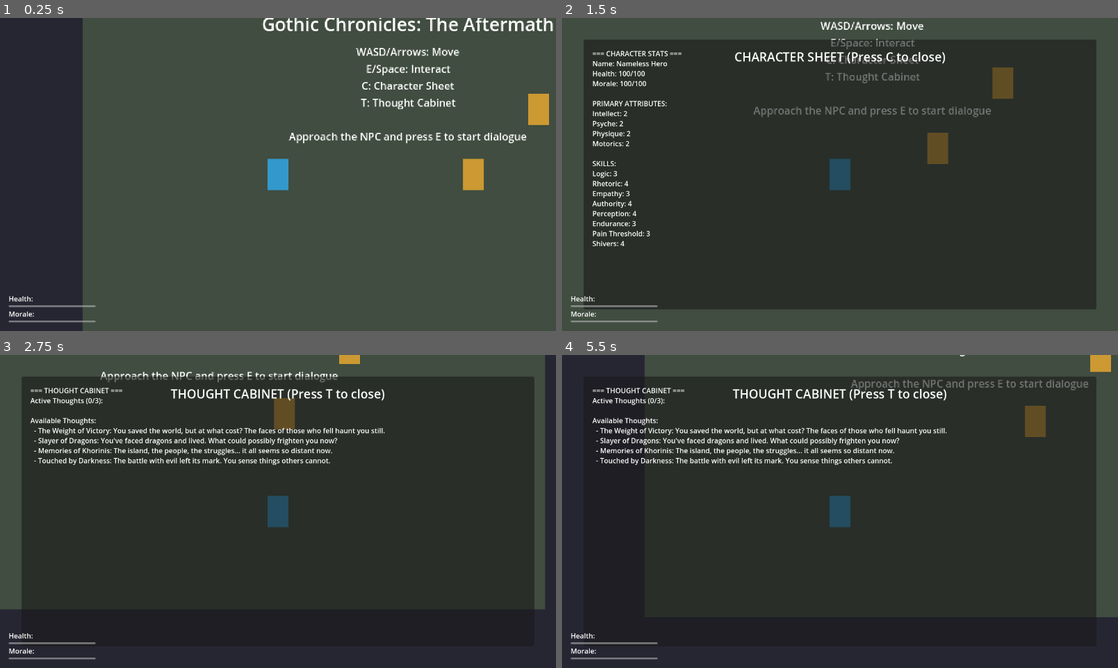
Above: before the commit, frames 1-4 (two rows, left to right).
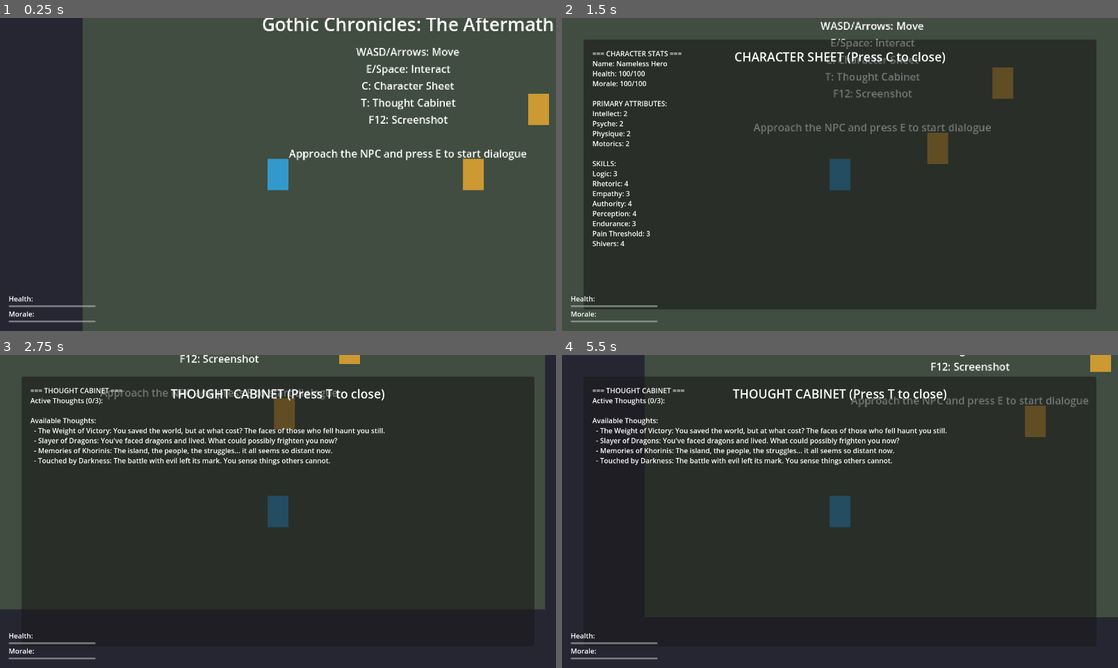
Above: after the commit, the same moments.

Repository: jancbeck/game
Game: Godot game, scene res://scenes/main.tscn
Same seed, same stepped clock (60 frames per second), same inputs: the game is played once before the commit and once after it.
Inputs:
- Up to frame 1 (0.25 s): no input
- Up to frame 2 (1.5 s): tap Enter at 0.5 s; hold D (move_right) 0.53-1.28 s; hold E (interact) 0.53-1.28 s; hold S (move_down) from 1.28 s (still down); tap C (open_character_sheet) at 1.35 s
- Up to frame 3 (2.75 s): tap C (open_character_sheet) at 2 s; release S (move_down) at 2.03 s; hold D (move_right) from 2.03 s (still down); hold T (open_thought_cabinet) from 2.03 s (still down)
- Up to frame 4 (5.5 s): release D (move_right) at 2.78 s; release T (open_thought_cabinet) at 2.78 s; hold W (move_up) 2.78-3.53 s; tap E (interact) at 2.85 s; tap T (open_thought_cabinet) at 3.5, 4.35 s; hold C (open_character_sheet) 3.53-4.28 s; hold A (move_left) 3.53-5.03 s; tap C (open_character_sheet) at 5 s; hold S (move_down) from 5.03 s (still down); hold E (interact) from 5.03 s (still down)

The runs differ from the first frame. In frame 1, 1.3% of the frame differs, in the area x 51-95%, y 31-46%; in frame 2, 1.0%; in frame 3, 1.0%; in frame 4, 1.1%.

Commit message:
Add integration tests, documentation, demo script and example screenshot
Co-authored-by: jancbeck <865311+jancbeck@users.noreply.github.com>

Diff:
--- a/scenes/main.tscn
+++ b/scenes/main.tscn
@@ -1,9 +1,10 @@
-[gd_scene load_steps=5 format=3 uid="uid://du87u6hgiyovs"]
+[gd_scene load_steps=6 format=3 uid="uid://du87u6hgiyovs"]
 
 [ext_resource type="PackedScene" uid="uid://cp7yqfqxd5ky4" path="res://scenes/player.tscn" id="1"]
 [ext_resource type="PackedScene" uid="uid://bsqy0f8m7dmxf" path="res://scenes/npc.tscn" id="2"]
 [ext_resource type="PackedScene" uid="uid://cj8qvxk5qh0k1" path="res://scenes/game_ui.tscn" id="3"]
 [ext_resource type="Script" path="res://scripts/screenshot_manager.gd" id="4"]
+[ext_resource type="Script" path="res://scripts/screenshot_demo.gd" id="5"]
 
 [node name="Main" type="Node2D"]
 
@@ -39,6 +40,7 @@
 E/Space: Interact
 C: Character Sheet
 T: Thought Cabinet
+F12: Screenshot
 
 Approach the NPC and press E to start dialogue"
 horizontal_alignment = 1
@@ -56,3 +58,6 @@
 
 [node name="ScreenshotManager" type="Node" parent="."]
 script = ExtResource("4")
+
+[node name="ScreenshotDemo" type="Node2D" parent="."]
+script = ExtResource("5")
--- /dev/null
+++ b/scripts/screenshot_demo.gd
@@ -0,0 +1,40 @@
+extends Node2D
+
+## Simple demo script to test screenshot functionality
+## This script automatically takes a screenshot after a delay for testing purposes
+
+@onready var screenshot_manager: Node = null
+
+
+func _ready() -> void:
+	# Find screenshot manager
+	await get_tree().process_frame
+	screenshot_manager = get_tree().get_first_node_in_group("screenshot_manager")
+
+	if screenshot_manager:
+		print("Screenshot Demo: ScreenshotManager found")
+		print("Screenshot Demo: Press F12 to take a screenshot")
+		print("Screenshot Demo: Screenshots will be saved to: res://screenshots/")
+
+		# Connect to signal to get feedback
+		screenshot_manager.screenshot_taken.connect(_on_screenshot_taken)
+	else:
+		print("Screenshot Demo: ERROR - ScreenshotManager not found!")
+
+
+func _on_screenshot_taken(filepath: String) -> void:
+	var absolute_path: String = ProjectSettings.globalize_path("res://" + filepath)
+	print("Screenshot Demo: Screenshot captured!")
+	print("Screenshot Demo: Saved to: " + absolute_path)
+
+	# Add visual feedback in the game
+	var label := Label.new()
+	label.text = "Screenshot saved!\n" + filepath
+	label.position = Vector2(20, 20)
+	label.add_theme_color_override("font_color", Color.GREEN)
+	add_child(label)
+
+	# Remove label after 3 seconds
+	await get_tree().create_timer(3.0).timeout
+	if label and is_instance_valid(label):
+		label.queue_free()
--- /dev/null
+++ b/test/ScreenshotManagerIntegrationTest.gd
@@ -0,0 +1,131 @@
+class_name ScreenshotManagerIntegrationTest
+extends GdUnitTestSuite
+
+## Integration test for ScreenshotManager
+## Tests actual screenshot capture with a viewport
+
+var _screenshot_manager: Node
+var _temp_screenshots_folder: String = "test_screenshots_integration"
+var _viewport: SubViewport
+
+
+func before_test():
+	"""Initialize test environment with a viewport"""
+	# Create a viewport for testing
+	_viewport = auto_free(SubViewport.new())
+	_viewport.size = Vector2i(320, 240)
+	_viewport.transparent_bg = false
+
+	# Add a simple visual element to the viewport
+	var color_rect := ColorRect.new()
+	color_rect.size = Vector2(320, 240)
+	color_rect.color = Color(0.2, 0.5, 0.8)  # Blue color for testing
+	_viewport.add_child(color_rect)
+
+	# Create screenshot manager
+	_screenshot_manager = auto_free(load("res://scripts/screenshot_manager.gd").new())
+	_screenshot_manager.screenshots_folder = _temp_screenshots_folder
+	_screenshot_manager.enable_keyboard_shortcut = false
+
+	# Add to the scene tree
+	add_child(_viewport)
+	_viewport.add_child(_screenshot_manager)
+
+	# Create temporary screenshots folder
+	var dir := DirAccess.open("res://")
+	if dir and not dir.dir_exists(_temp_screenshots_folder):
+		dir.make_dir(_temp_screenshots_folder)
+
+	# Wait for viewport to render
+	await get_tree().process_frame
+	await get_tree().process_frame
+
+
+func after_test():
+	"""Clean up after test"""
+	# Clean up test screenshots
+	var dir := DirAccess.open("res://" + _temp_screenshots_folder)
+	if dir:
+		dir.list_dir_begin()
+		var file_name := dir.get_next()
+		while file_name != "":
+			if not dir.current_is_dir():
+				dir.remove(file_name)
+			file_name = dir.get_next()
+		dir.list_dir_end()
+
+	# Remove folder
+	var root_dir := DirAccess.open("res://")
+	if root_dir:
+		root_dir.remove(_temp_screenshots_folder)
+
+
+func test_take_screenshot_creates_file():
+	"""Test that taking a screenshot actually creates a file"""
+	var custom_name: String = "integration_test_screenshot"
+	var filepath: String = _screenshot_manager.take_screenshot(custom_name)
+
+	# In headless mode, screenshots may fail - this is expected
+	# We test that the function returns appropriately
+	if DisplayServer.get_name() == "headless":
+		# In headless mode, screenshot should fail gracefully
+		assert_str(filepath).is_empty()
+	else:
+		# Verify filepath is not empty
+		assert_str(filepath).is_not_empty()
+
+		# Verify file was created
+		assert_bool(FileAccess.file_exists("res://" + filepath)).is_true()
+
+		# Verify file has content (PNG should be at least 100 bytes)
+		var file := FileAccess.open("res://" + filepath, FileAccess.READ)
+		if file:
+			var file_size := file.get_length()
+			file.close()
+			assert_int(file_size).is_greater(100)
+
+
+func test_screenshot_signal_emission():
+	"""Test that screenshot_taken signal is emitted"""
+	var signal_emitted := false
+	var emitted_filepath: String = ""
+
+	_screenshot_manager.screenshot_taken.connect(
+		func(filepath: String):
+			signal_emitted = true
+			emitted_filepath = filepath
+	)
+
+	var custom_name: String = "signal_test_screenshot"
+	var filepath: String = _screenshot_manager.take_screenshot(custom_name)
+
+	# Wait for signal processing
+	await get_tree().process_frame
+
+	# In headless mode, signal won't emit due to no rendering context
+	if DisplayServer.get_name() == "headless":
+		assert_bool(signal_emitted).is_false()
+	else:
+		assert_bool(signal_emitted).is_true()
+		assert_str(emitted_filepath).is_equal(filepath)
+
+
+func test_multiple_screenshots_unique_names():
+	"""Test that multiple screenshots get unique filenames"""
+	var filepath1: String = _screenshot_manager.take_screenshot()
+	await get_tree().process_frame
+
+	var filepath2: String = _screenshot_manager.take_screenshot()
+
+	# In headless mode, this test is skipped as screenshots won't work
+	if DisplayServer.get_name() != "headless":
+		# Verify both files were created
+		assert_bool(FileAccess.file_exists("res://" + filepath1)).is_true()
+		assert_bool(FileAccess.file_exists("res://" + filepath2)).is_true()
+
+		# Verify filenames are different
+		assert_str(filepath1).is_not_equal(filepath2)
+	else:
+		# In headless mode, both should return empty strings
+		assert_str(filepath1).is_empty()
+		assert_str(filepath2).is_empty()
Not shown, added: scripts/screenshot_demo.gd.uid
Not shown, added: test/ScreenshotManagerIntegrationTest.gd.uid
Not shown, added: SCREENSHOT_SYSTEM.md
